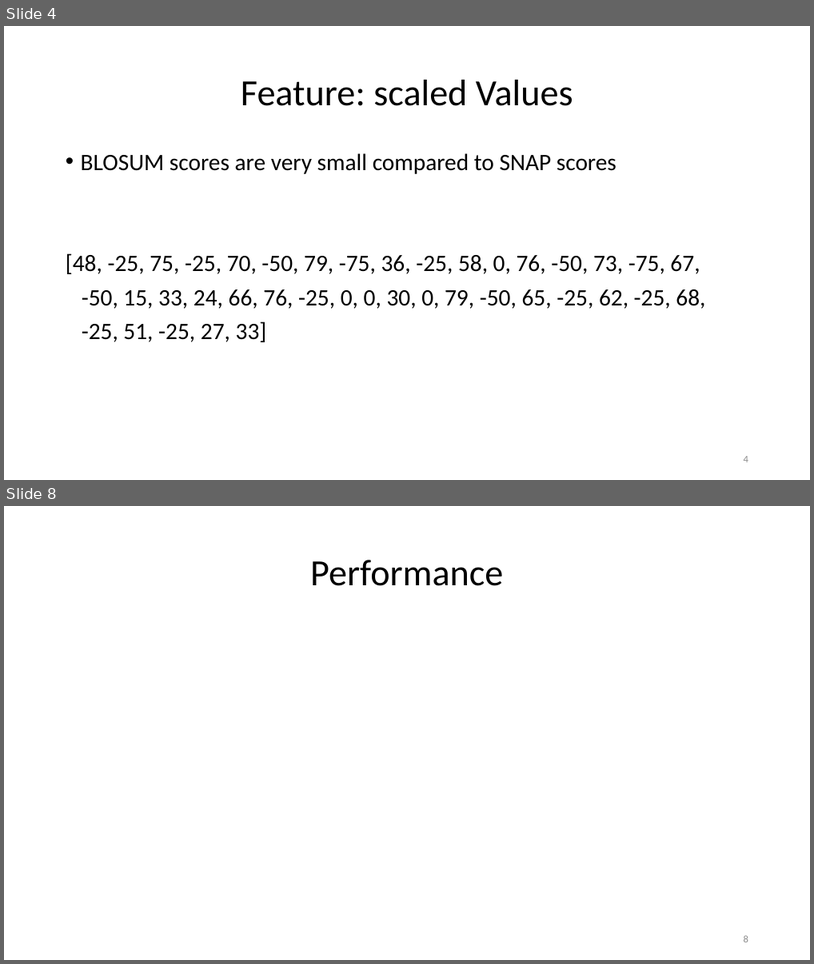
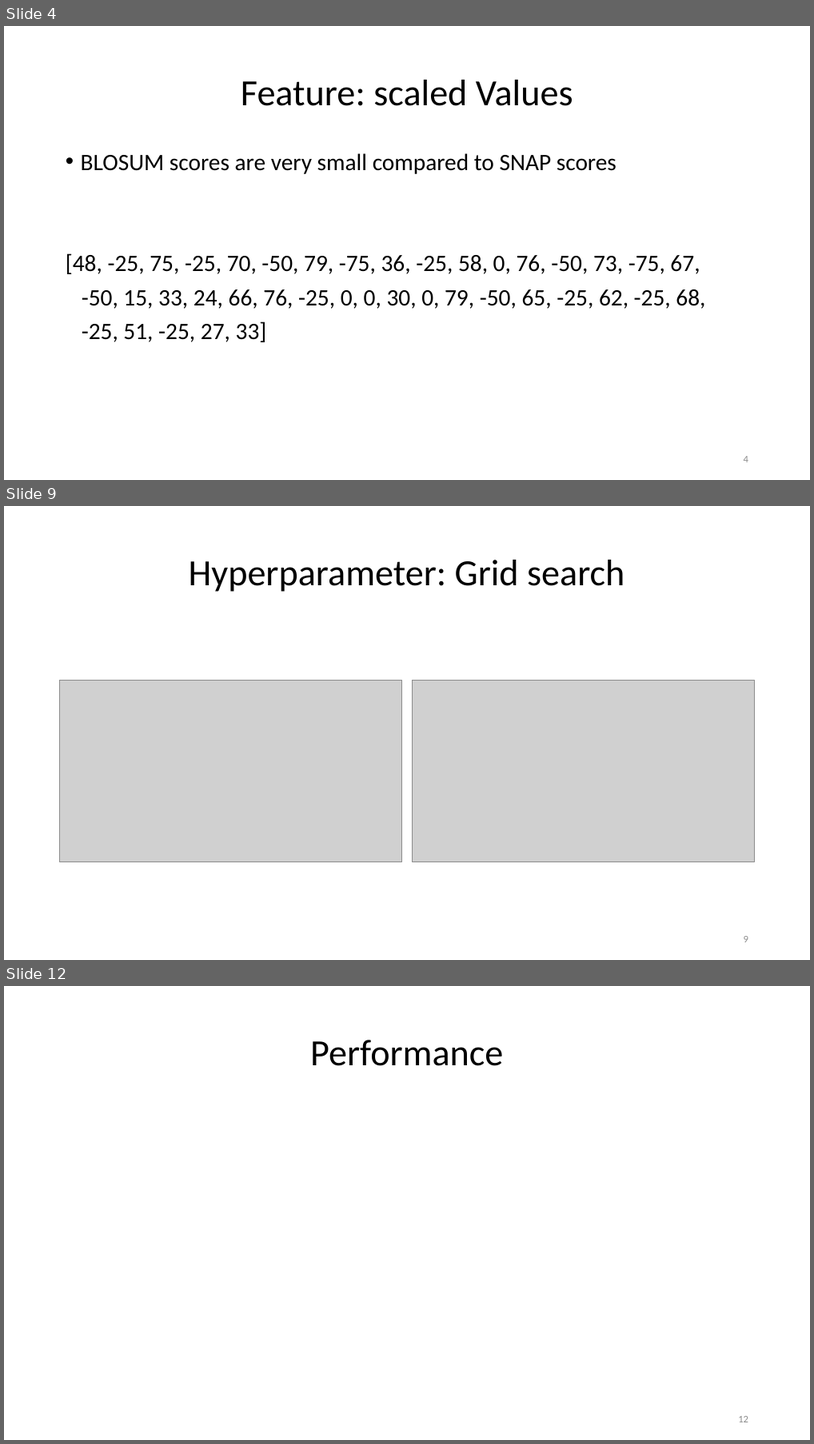
Before and after one commit to paulhager/ProteinPrediction1, a slide deck: BLOSUM_scorescompared to single SNAP scores.pptx. Shown one above the other, each under a label of ours: slides 4 and 8 before the commit, slides 4, 9 and 12 after it; the slides between them are not shown. The pictures are 814x964 and 814x1444 pixels, drawn with LibreOffice and Linux fonts; fonts in the diff are those of the drawing; grey boxes stand for pictures; background and template pictures are left out. Boxes give left, top, right and bottom in pixels: in the first picture for what was removed or moved away, otherwise in the second. Text is boxed around its words. In the diff, an @@ line names an element or a change of style, - is before the commit and + after.

```diff
--- a/BLOSUM_scorescompared to single SNAP scores.pptx
+++ b/BLOSUM_scorescompared to single SNAP scores.pptx
@@ slide 9 added at [4,506,810,960], background #FFFFFF @@
@@ title added at [189,560,625,592], 44 pt, text #000000 @@
+Hyperparameter: Grid search
@@ picture added at [60,680,402,862] @@
@@ picture added at [412,680,755,862] @@
@@ page number added at [744,936,749,942], 12 pt, text #8C8C8C @@
+9
@@ what was slide 8 is now slide 12 @@
@@ page number at [738,1416,749,1422]: text changed @@
-8
+12
```
Also in this commit, not shown: 6 slides changed, 5 other slides added, 1 other file.
